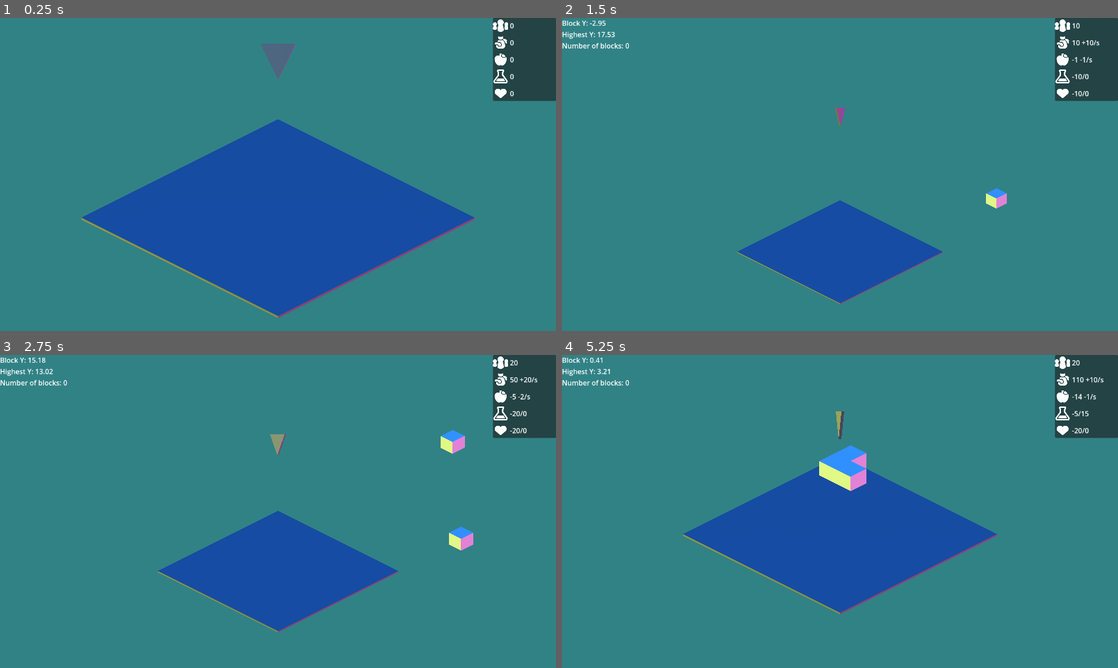
Above: before the commit, frames 1-4 (two rows, left to right).
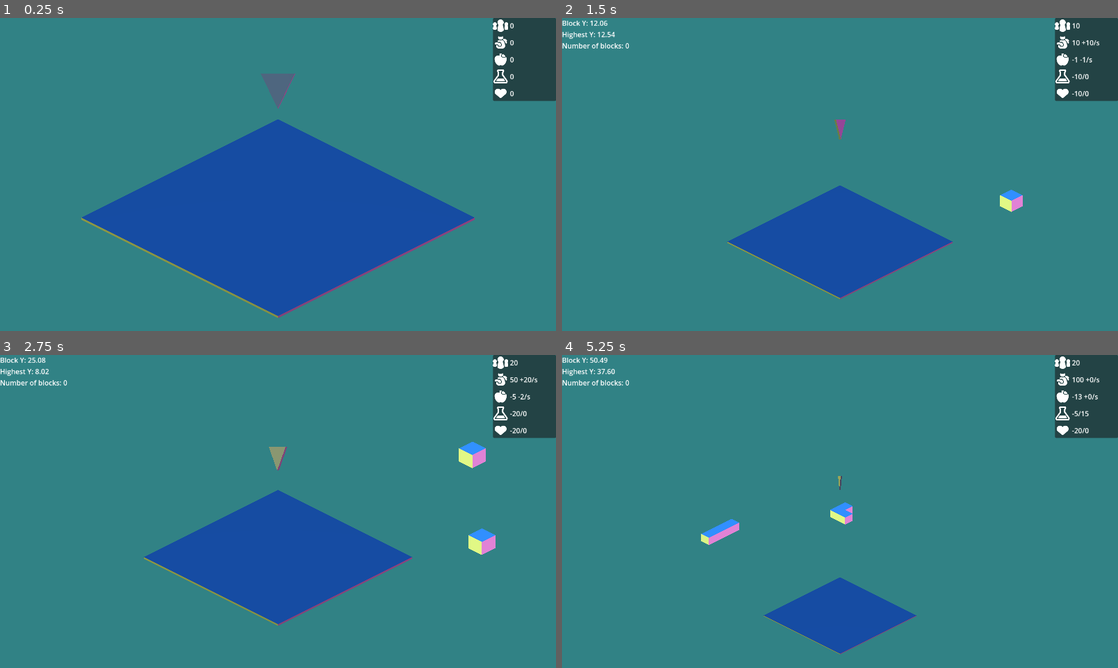
Above: after the commit, the same moments.

Repository: dream-team-reborn/godot-wild-jam-73
Game: Godot game, scene res://scenes/game.tscn
The game is run twice, just before and just after one commit, with the same random seed, the same clock (stepped at 60 frames per second) and the same inputs. The engine's default icon, where the game draws it, is replaced by a stand-in: a white triangle on a blue panel in a dark square.
Inputs (mouse positions are in pixels of both pictures, inside the frame that each line leads up to):
- Up to frame 1 (0.25 s): no input
- Up to frame 2 (1.5 s): move the mouse to (962, 158) at 0.52 s; hold Right (move_right) 0.53-1.25 s; hold Space (confirm) 0.53-1.25 s; click (962, 158) at 0.67 s; drag from (728, 190) to (812, 237) at 1.27 s
- Up to frame 3 (2.75 s): move the mouse to (333, 442) at 2.02 s; hold Right (move_right) from 2.03 s (still down); hold Space (confirm) from 2.03 s (still down)
- Up to frame 4 (5.25 s): release Right (move_right) at 2.75 s; release Space (confirm) at 2.75 s; drag from (812, 574) to (673, 464) at 2.77 s; move the mouse to (1006, 558) at 3.52 s; hold Left (move_left) 3.53-4.25 s; hold Space (confirm) 3.53-4.25 s; drag from (673, 464) to (756, 433) at 4.27 s; move the mouse to (867, 511) at 5.02 s; hold Down (move_down) from 5.03 s (still down); hold Space (confirm) from 5.03 s (still down); click (867, 511) at 5.17 s

The runs differ from the first frame. In frame 1, 0.7% of the frame differs, in the area x 46-54%, y 8-29%; in frame 2, 3.1%; in frame 3, 5.5%; in frame 4, 17%, in the area x 5-98%, y 0-96%.

Commit message:
better spawner movement

Diff:
--- a/scenes/game.tscn
+++ b/scenes/game.tscn
@@ -35,7 +35,7 @@
 [node name="GuiManager" parent="." instance=ExtResource("1_n0tbr")]
 
 [node name="ModuleSpawner" type="Node3D" parent="."]
-transform = Transform3D(1, 0, 2.98023e-08, 0, 1, 0, 2.98023e-08, 0, 1, 0, 20, 0)
+transform = Transform3D(1, 0, 2.98023e-08, 0, 1, 0, 2.98023e-08, 0, 1, 0, 0, 0)
 script = ExtResource("1_3ofxf")
 
 [node name="BlockFactory" parent="ModuleSpawner" instance=ExtResource("3_eu714")]
--- a/scenes/spawn_point_mesh.gd
+++ b/scenes/spawn_point_mesh.gd
@@ -3,12 +3,30 @@
 var angular_velocity: Vector3 = Vector3(0, 4, 0)
 
 var time = 0
+var previous_highest = null
+var initial_position = null
 
 func _ready():
 	global_position.x = 0
 	global_position.z = 0
+	initial_position = global_position
+	GlobalEventBus.connect("highest_change", _on_highest_change)
 
 func _process(delta: float) -> void:
 	time += delta
 	rotate_object_local(angular_velocity.normalized(), angular_velocity.length() * delta)
-	position.y = %Camera3D.position.y + (cos(5.5 * (time + delta)) + 1) - 35
+	if previous_highest != null:
+		global_position.y = up_and_down_animation(previous_highest.global_position.y + 20, time)
+	else:
+		global_position.y = up_and_down_animation(initial_position.y, time)
+
+func _on_highest_change(highest_block):
+	if not previous_highest:
+		previous_highest = highest_block
+
+	if highest_block.global_position.y >= previous_highest.global_position.y:
+		print("changed position to %0.2f" % previous_highest.global_position.y)
+		previous_highest = highest_block
+
+func up_and_down_animation(starting_y, time):
+	return starting_y + (cos(5.5 * time) + 1)
--- a/scripts/module.gd
+++ b/scripts/module.gd
@@ -1,13 +1,13 @@
 class_name Module extends RigidBody3D
 
 enum ModuleShape { CYLINDER, BOX }
-enum State { FALLING, PLACED }
+enum State { MOVING, FALLING, PLACED }
 
 const LAYER_MODULE : int = 2
 const LAYER_ALL = 0b11111111  # all Modules
 
 var block: Block
-var state : State = State.FALLING
+var state : State = State.MOVING
 var current_mov_dir : Vector2
 
 const DESTROY_Y = -3
@@ -21,11 +21,11 @@
 
 	global_position = initial_position
 	_setup_shape(block)
-	change_state(State.FALLING)
+	change_state(State.MOVING)
 	set_collision_layer_value(LAYER_MODULE, true)
 
 func _physics_process(delta):
-	if state == State.FALLING:
+	if state == State.MOVING:
 		position += Vector3(current_mov_dir.x, -1 * delta, current_mov_dir.y)
 		GlobalEventBus.publish("module_y", [position.y])
 
@@ -38,23 +38,21 @@
 	$ShadowProjector.texture_albedo = block.shadow
 
 func _on_body_entered(body: Node) -> void:
-	print("collided!")
-	change_state(State.PLACED)
+	if state != State.PLACED: change_state(State.PLACED)
 	pass
 
 func change_state(new_state: State):
-	print("change state to " + State.keys()[new_state])
 	state = new_state
 
-	freeze = new_state == State.FALLING
-	$ShadowProjector.visible = new_state == State.FALLING
+	freeze = new_state == State.MOVING
+	$ShadowProjector.visible = new_state == State.MOVING
 
 	match new_state:
-		State.FALLING: set_collision_mask(LAYER_ALL)
+		State.MOVING: set_collision_mask(LAYER_ALL)
 		State.PLACED:  set_collision_mask(LAYER_ALL)
 
 func _on_move(direction: Vector2):
 	current_mov_dir = direction
 
 func release_player_control():
-	change_state(State.PLACED)
+	change_state(State.FALLING)
Not shown: 1 places in scenes/game.tscn that only renumber resources
Not shown: 1 places in scenes/gui_manager.tscn that only renumber resources
